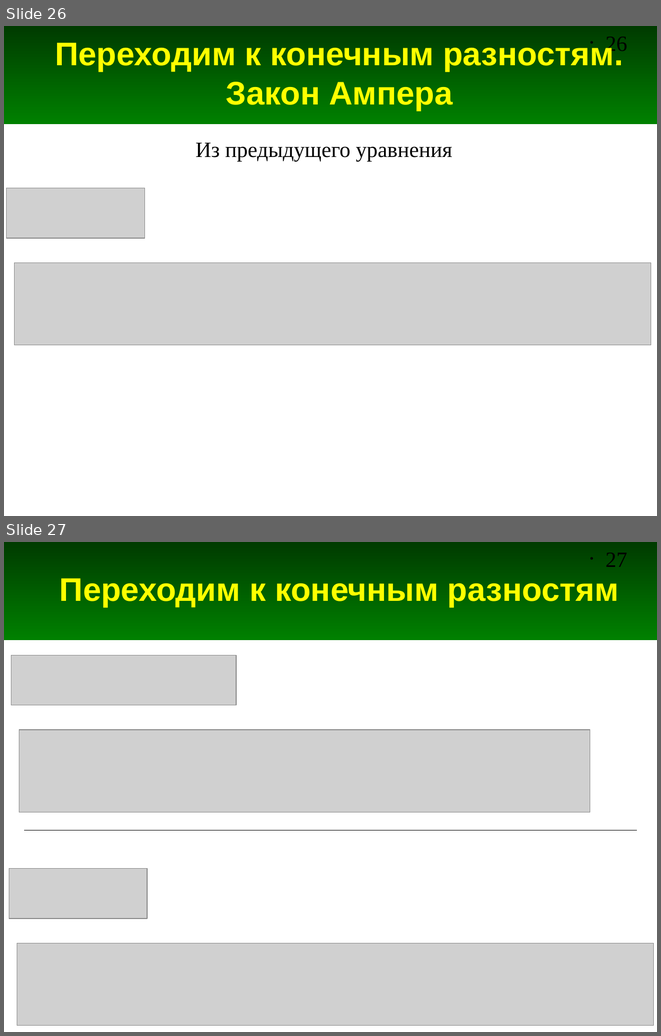
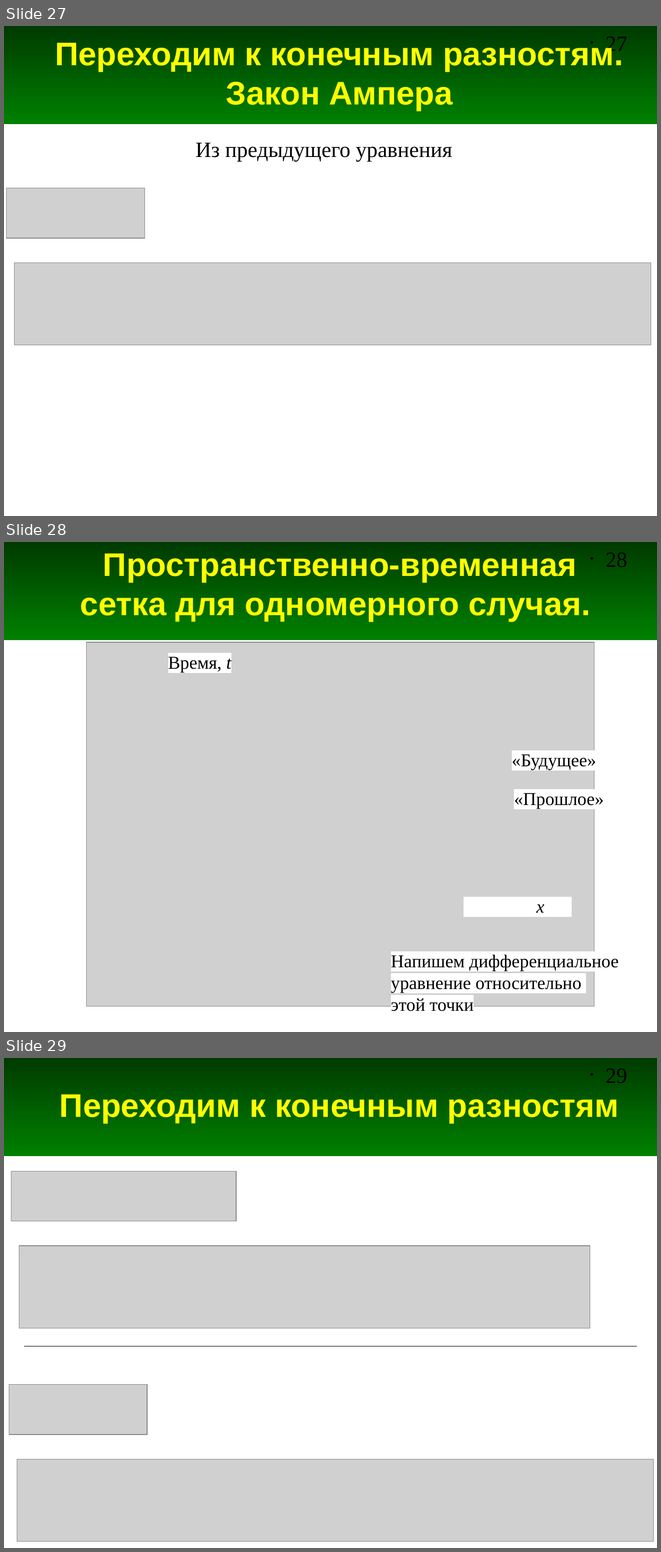
Before and after one commit to andris0147sv/modelling, a slide deck: FDTD.odp. Shown one above the other, each under a label of ours: slides 26 and 27 before the commit, slides 27, 28 and 29 after it. The pictures are 661x1036 and 661x1552 pixels, drawn with LibreOffice and Linux fonts; fonts in the diff are those of the drawing; grey boxes stand for pictures. Boxes give left, top, right and bottom in pixels: in the first picture for what was removed or moved away, otherwise in the second. Text is boxed around its words. In the diff, an @@ line names an element or a change of style, - is before the commit and + after.

```diff
--- a/FDTD.odp
+++ b/FDTD.odp
@@ slide 28 added at [4, 542, 657, 1032], background #FFFFFF; not listed: 2 template elements that a slide beside it also shows @@
@@ title added at [80, 553, 590, 622], 36 pt, text #FFFF00, bold @@
+Пространственно-временная сетка для одномерного случая.
@@ picture added at [86, 643, 594, 1006] @@
@@ text added at [168, 656, 231, 672], 20 pt, text #000000 @@
+Время, t
@@ text added at [512, 754, 596, 770], 20 pt, text #000000 @@
+«Будущее»
@@ text added at [514, 793, 603, 809], 20 pt, text #000000 @@
+«Прошлое»
@@ text added at [536, 904, 544, 912], 20 pt, text #000000, italic @@
+x
@@ text added at [391, 954, 619, 1011], 20 pt, text #000000 @@
+Напишем дифференциальное
+уравнение относительно
+этой точки
@@ what was slide 26 is now slide 27 @@
@@ page number at [606, 37, 627, 55]: text changed @@
-• 26
+• 27
@@ what was slide 27 is now slide 29 @@
@@ page number at [606, 1069, 627, 1083]: text changed @@
-• 27
+• 29
```
Also in this commit, not shown: 7 slides changed, 2 other slides added.
